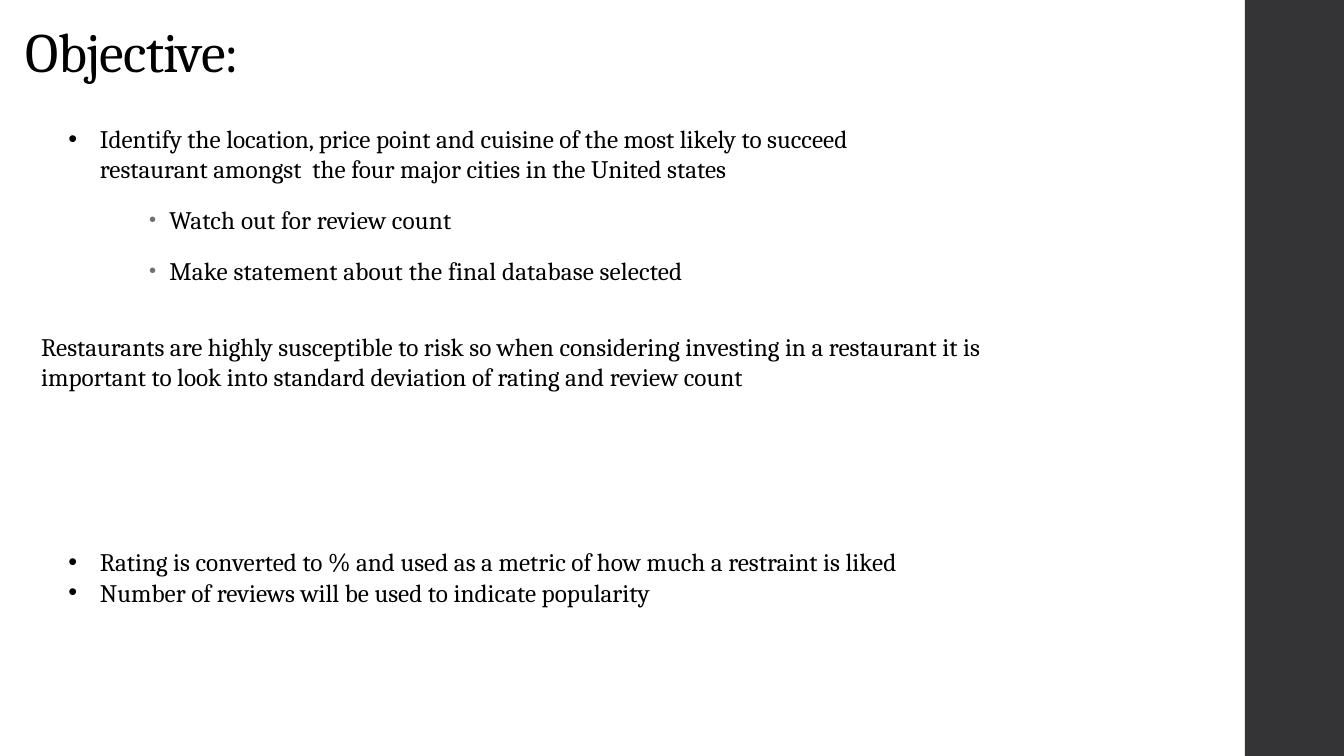
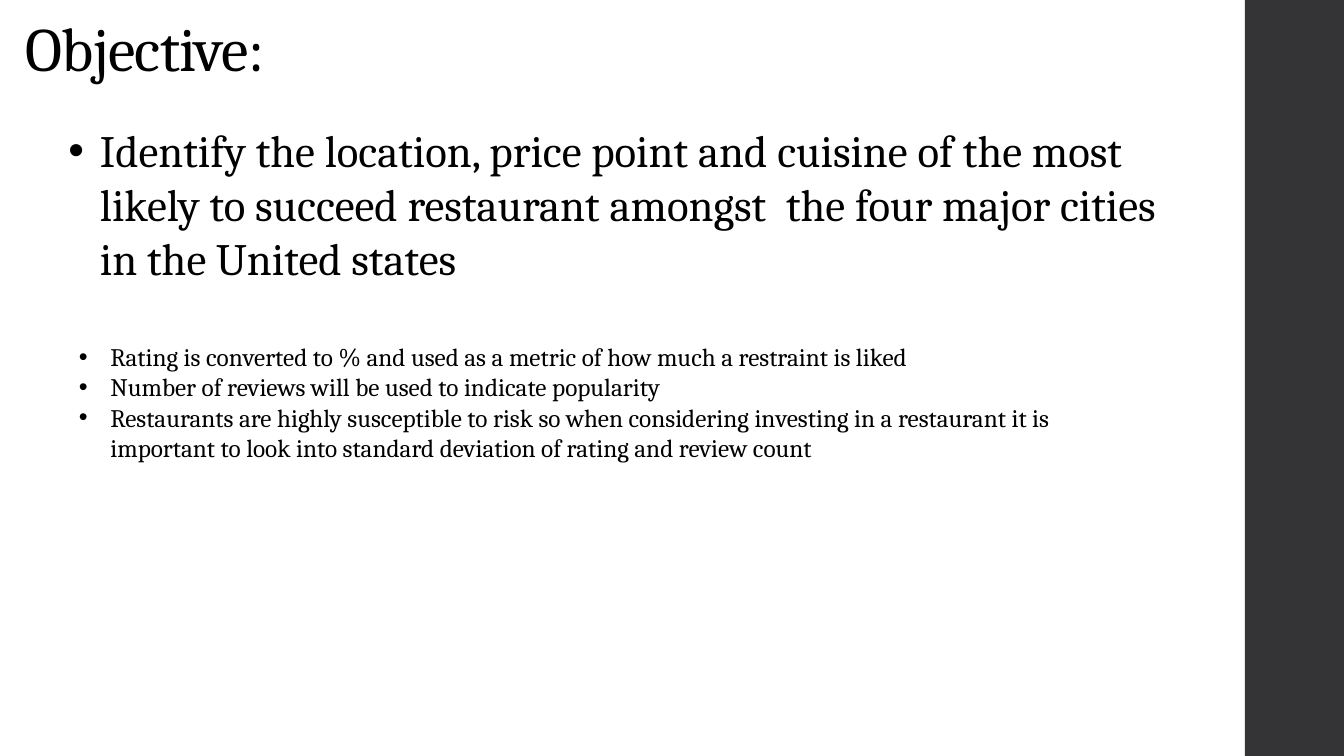
Before and after one commit to MichaelEmmert/OpenTable, a slide deck: slide 7 of opentable.pptm (slide 8 before the commit). Drawn at 1344x756 pixels with LibreOffice and Linux fonts; fonts in the diff are those of the drawing. Boxes give left, top, right and bottom in pixels: in the first picture for what was removed or moved away, otherwise in the second. Text is boxed around its words. In the diff, an @@ line names an element or a change of style, - is before the commit and + after.

```diff
--- a/opentable.pptm
+++ b/opentable.pptm
@@ title "Objective:" at (x1=26, y1=28, x2=265, y2=85): size 39.6 to 44 pt @@
@@ text "Identify the location, price point ..." at (x1=100, y1=135, x2=1156, y2=276): size 18 to 32 pt @@
@@ text removed at (x1=169, y1=211, x2=683, y2=281) @@
-• Watch out for review count
-• Make statement about the final database selected
@@ text "Rating is converted to % ..." moved from (x1=41, y1=338, x2=980, y2=392) to (x1=110, y1=348, x2=1049, y2=463) @@
@@ text at (x1=110, y1=348, x2=907, y2=402): paragraphs added @@
+• Rating is converted to % and used as a metric of how much a restraint is liked
+• Number of reviews will be used to indicate popularity
@@ text at (x1=110, y1=409, x2=1049, y2=463): bullet none to • @@
@@ text removed at (x1=100, y1=553, x2=897, y2=608) @@
-• Rating is converted to % and used as a metric of how much a restraint is liked
-• Number of reviews will be used to indicate popularity
```
Also in this commit, not shown: 3 other slides changed, 2 slides added, 2 slides removed, 3 other files.
